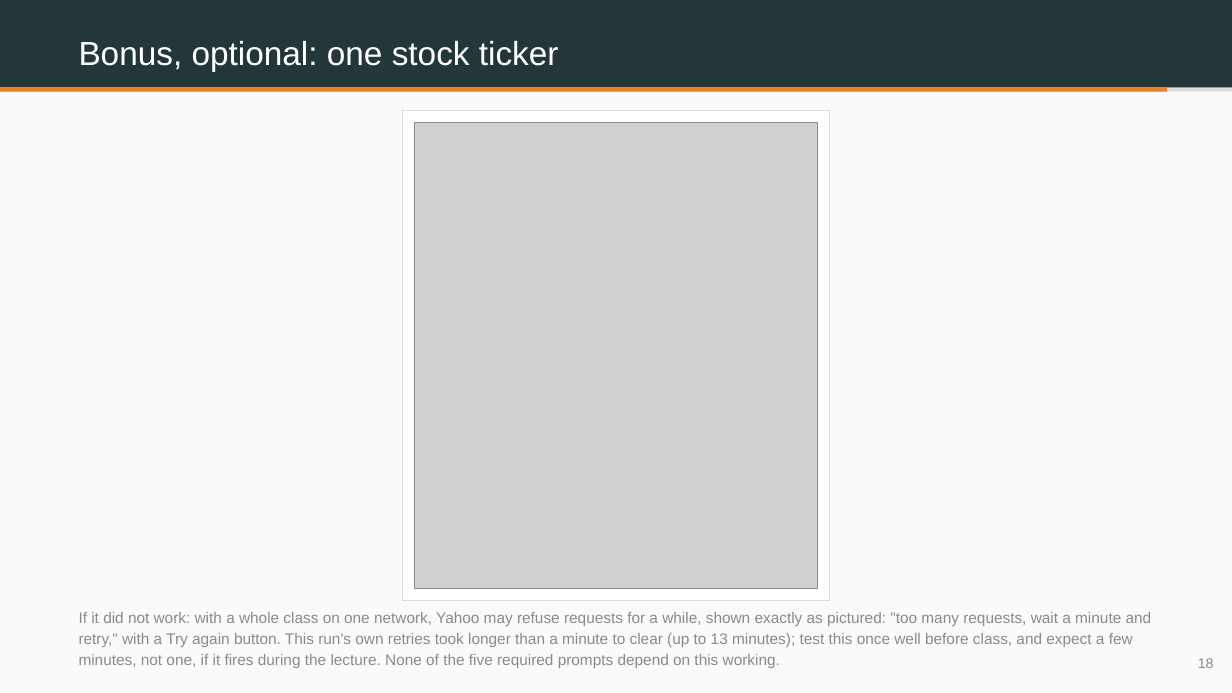
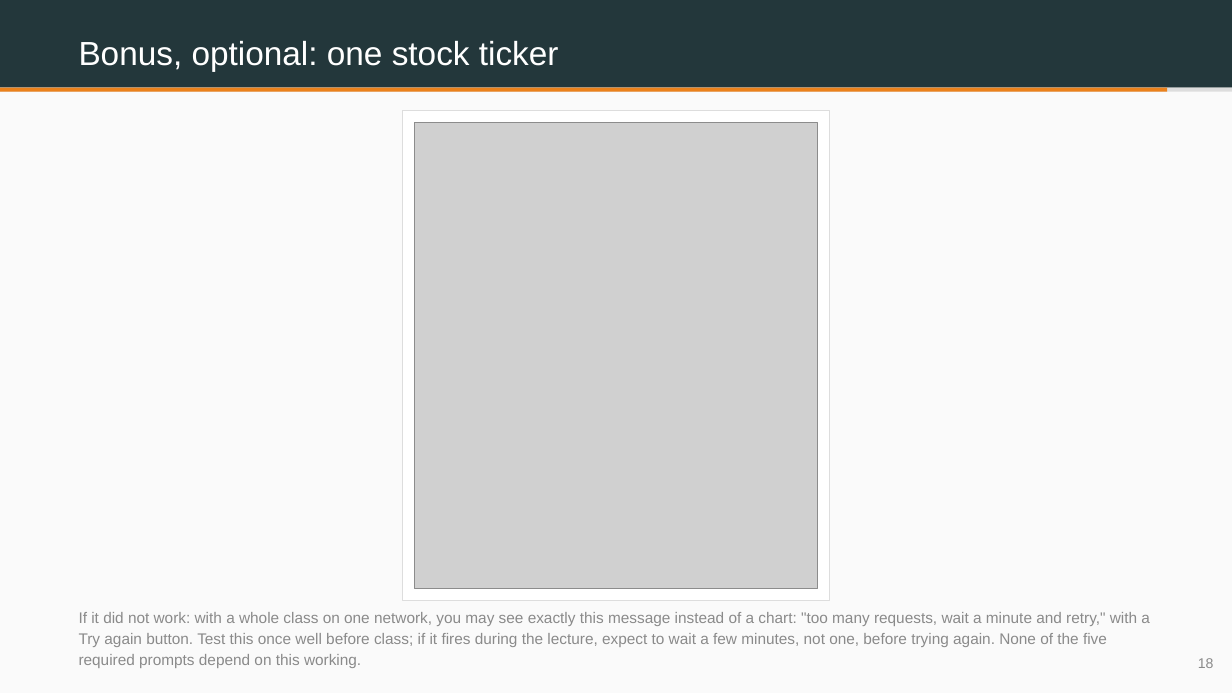
Before and after one commit to benjiesotelo-sudo/Telos_FIN1209, a slide deck: slide 18 of special-lecture/FIN1209-Special-Lecture-3-BuildIt-Student-Edition.pptx. Drawn at 1232x693 pixels with LibreOffice and Linux fonts; fonts in the diff are those of the drawing; grey boxes stand for pictures. Boxes give left, top, right and bottom in pixels: in the first picture for what was removed or moved away, otherwise in the second. Text is boxed around its words. In the diff, an @@ line names an element or a change of style, - is before the commit and + after.

```diff
--- a/special-lecture/FIN1209-Special-Lecture-3-BuildIt-Student-Edition.pptx
+++ b/special-lecture/FIN1209-Special-Lecture-3-BuildIt-Student-Edition.pptx
@@ text at <box>79,612,1150,668</box>: text changed @@
-If it did not work: with a whole class on one network, Yahoo may refuse requests for a while, shown exactly as pictured: "too many requests, wait a minute and retry," with a Try again button. This run's own retries took longer than a minute to clear (up to 13 minutes); test this once well before class, and expect a few minutes, not one, if it fires during the lecture. None of the five required prompts depend on this working.
+If it did not work: with a whole class on one network, you may see exactly this message instead of a chart: "too many requests, wait a minute and retry," with a Try again button. Test this once well before class; if it fires during the lecture, expect to wait a few minutes, not one, before trying again. None of the five required prompts depend on this working.
```
Also in this commit, not shown: 5 other slides changed, 8 other files.
